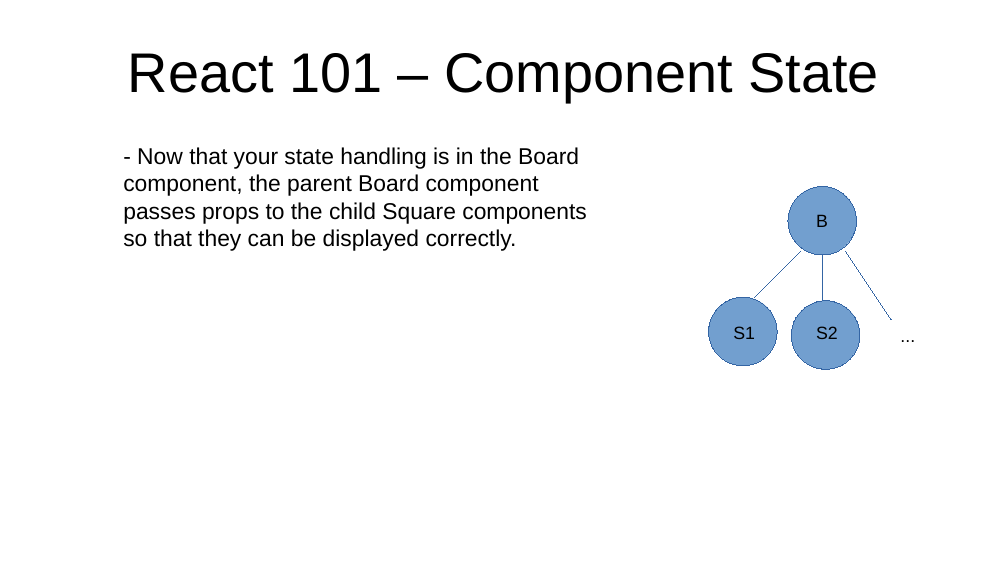
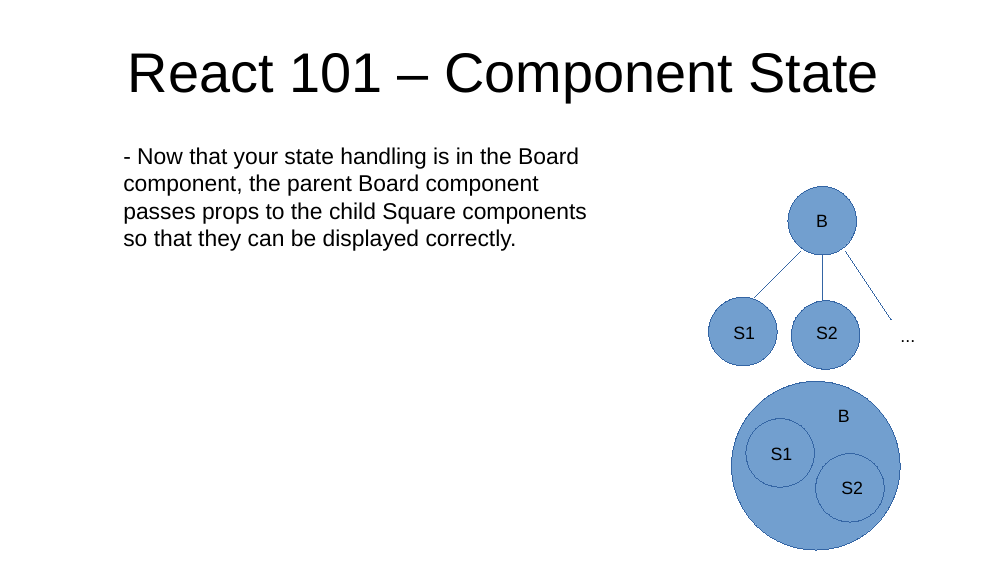
Before and after one commit to marcus-yeagle/react-tutorial, a slide deck: slide 24 of React 101.pptx. Drawn at 1008x567 pixels with LibreOffice and Linux fonts; fonts in the diff are those of the drawing. Boxes give left, top, right and bottom in pixels: in the first picture for what was removed or moved away, otherwise in the second. Text is boxed around its words. In the diff, an @@ line names an element or a change of style, - is before the commit and + after.

```diff
--- a/React 101.pptx
+++ b/React 101.pptx
@@ ellipse added at (x1=732, y1=381, x2=900, y2=550), fill #729FCF, outline #3465A4 0 pt @@
@@ ellipse added at (x1=746, y1=419, x2=815, y2=488), fill #729FCF, outline #3465A4 0 pt @@
@@ text added at (x1=838, y1=409, x2=850, y2=422), 14 pt, text #000000 @@
+B
@@ text added at (x1=771, y1=447, x2=793, y2=460), 14 pt, text #000000 @@
+S1
@@ ellipse added at (x1=816, y1=454, x2=885, y2=522), fill #729FCF, outline #3465A4 0 pt @@
@@ text added at (x1=841, y1=481, x2=863, y2=494), 14 pt, text #000000 @@
+S2
```
Also in this commit, not shown: 3 other slides changed, 1 slide added, 1 other file.
